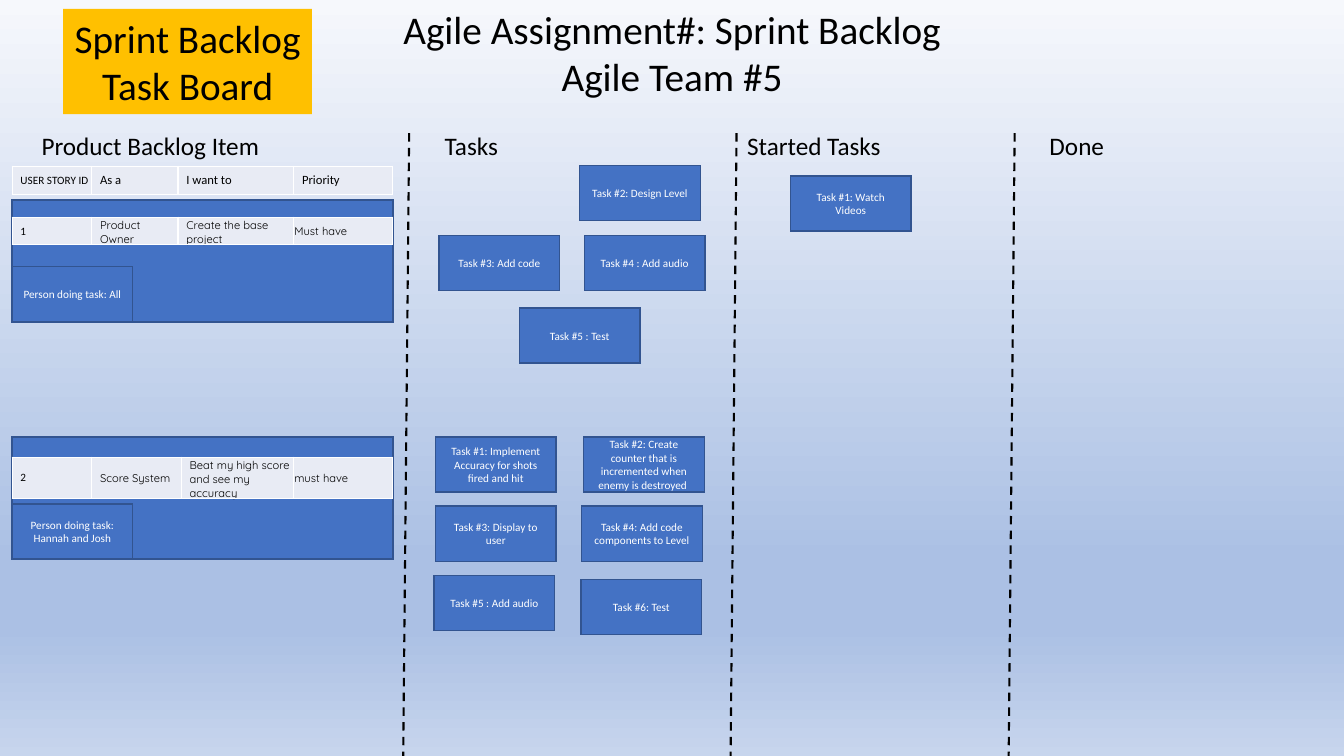
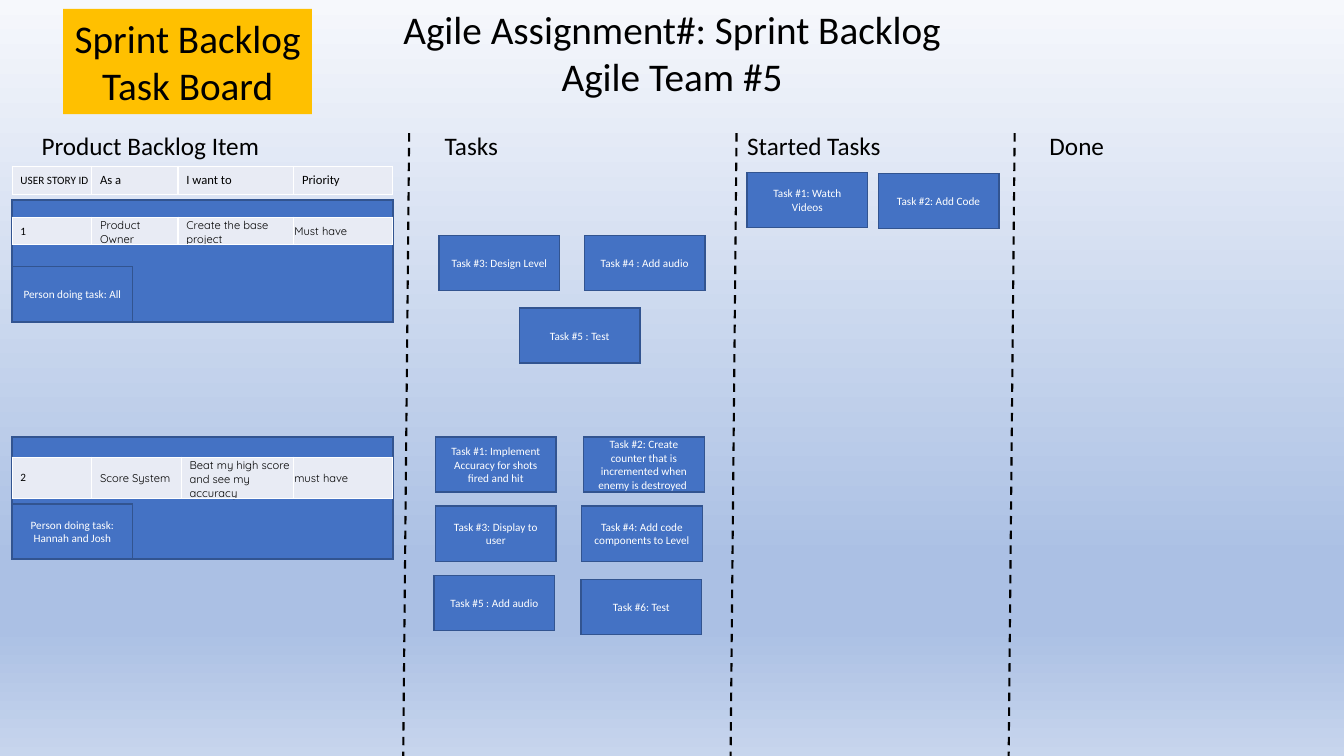
Before and after one commit to CS1CAgile5/Agile-3_Project, a slide deck: slide 1 of sprint_task_board.pptx. Drawn at 1344x756 pixels with LibreOffice and Linux fonts; fonts in the diff are those of the drawing. Boxes give left, top, right and bottom in pixels: in the first picture for what was removed or moved away, otherwise in the second. Text is boxed around its words. In the diff, an @@ line names an element or a change of style, - is before the commit and + after.

Commit message:
Updated 10/8

```diff
--- a/sprint_task_board.pptx
+++ b/sprint_task_board.pptx
@@ rectangle "Task #1: Watch Videos": place and size @@
-rectangle "Task #1: Watch Videos" at box(790, 175, 911, 231)
+rectangle "Task #1: Watch Videos" at box(747, 172, 868, 228)
@@ rectangle "Task #2: Add Code": place and size @@
-rectangle "Task #2: Add Code" at box(580, 165, 701, 221)
+rectangle "Task #2: Add Code" at box(878, 173, 999, 229)
@@ text in rectangle at box(897, 197, 980, 205): text changed @@
-Task #2: Design Level
+Task #2: Add Code
@@ text in rectangle at box(452, 259, 547, 269): text changed @@
-Task #3: Add code
+Task #3: Design Level
```
